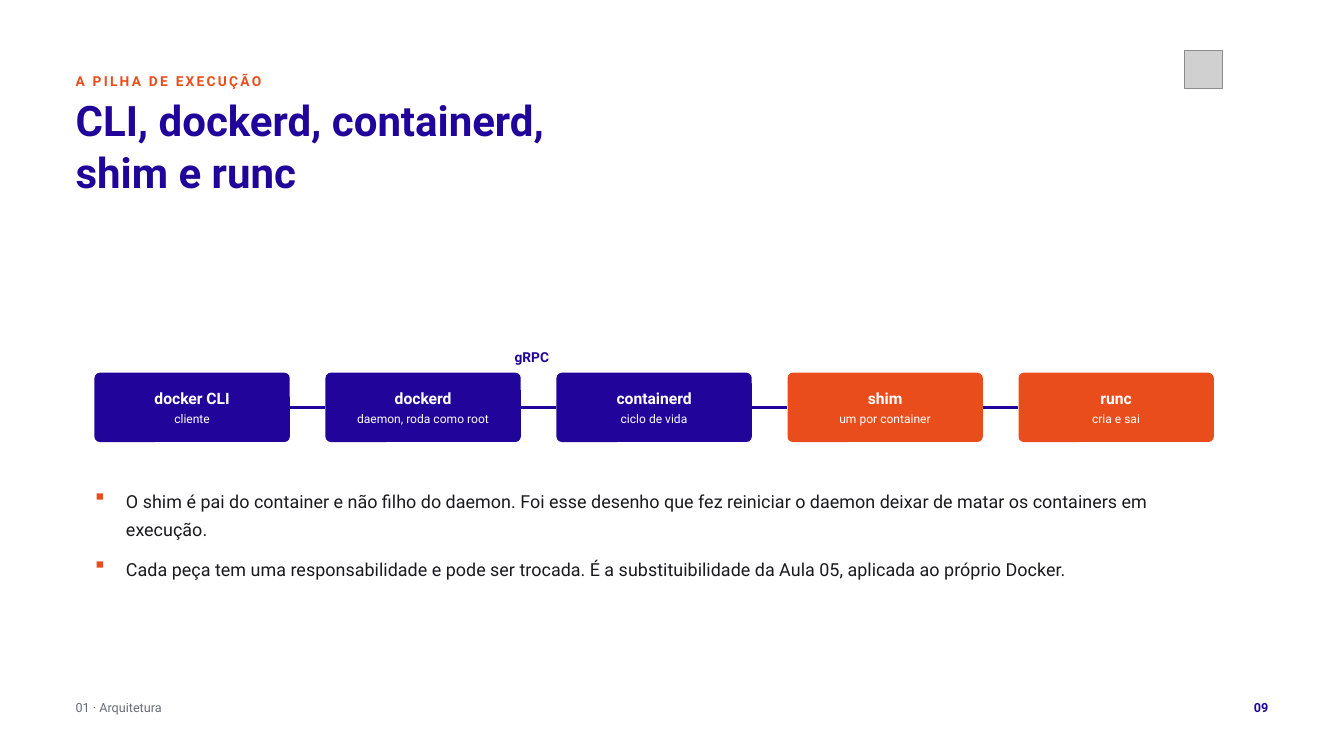
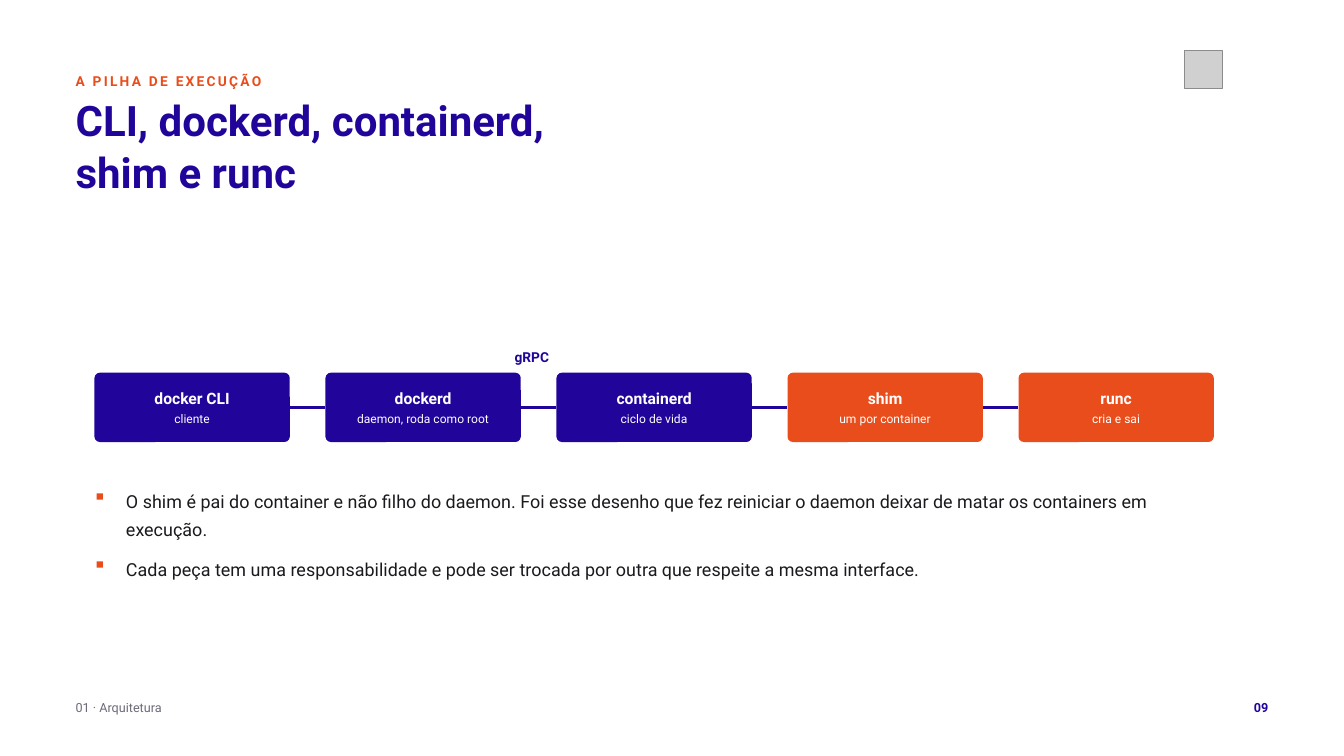
Before and after one commit to tcpassos/invite-app, a slide deck: slide 9 of trabalhos/T1-Docker-Invite-People.pptx. Drawn at 1344x756 pixels with LibreOffice and Linux fonts; fonts in the diff are those of the drawing; grey boxes stand for pictures. Boxes give left, top, right and bottom in pixels: in the first picture for what was removed or moved away, otherwise in the second. Text is boxed around its words. In the diff, an @@ line names an element or a change of style, - is before the commit and + after.

Commit message:
docs: ancora a legenda do diagrama acima do rodape e reduz as citacoes de aula nos slides

```diff
--- a/trabalhos/T1-Docker-Invite-People.pptx
+++ b/trabalhos/T1-Docker-Invite-People.pptx
@@ text at [126,562,919,580]: text changed @@
-Cada peça tem uma responsabilidade e pode ser trocada. É a substituibilidade da Aula 05, aplicada ao próprio Docker.
+Cada peça tem uma responsabilidade e pode ser trocada por outra que respeite a mesma interface.
```
Also in this commit, not shown: 6 other slides changed, 10 other files.
